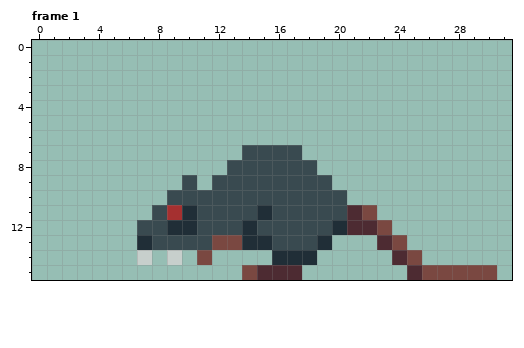
A pixel-art file gets an edit: aseprite/rat_idle.aseprite. The picture above was drawn from the file before the commit.
32x16 pixels, 2 frames. Shown: frame 1. The commit also changed other frames, which this record leaves out.
After the commit:
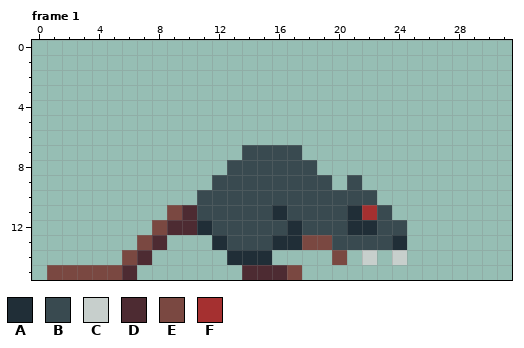
Palette (. is transparent): A #202e37  B #394a50  C #c7cfcc  D #4d2b32  E #7a4841  F #a53030
What changed:
--- frame 1
@@ x 0..31 @@
  8 .............BBBBBB.............
- 9 ..........B.BBBBBBBB............
-10 .........BBBBBBBBBBBB...........
-11 ........BFABBBBABBBBBDE.........
-12 .......BBAABBBABBBBBADDE........
-13 .......ABBBBEEAABBBA...DE.......
-14 .......C.C.E....AAA.....DE......
-15 ..............EDDD.......DEEEEE.
+ 9 ............BBBBBBBB.B..........
+10 ...........BBBBBBBBBBBB.........
+11 .........EDBBBBBABBBBAFB........
+12 ........EDDABBBBBABBBAABB.......
+13 .......ED...ABBBAAEEBBBBA.......
+14 ......ED.....AAA....E.C.C.......
+15 .EEEEED.......DDDE..............
Changed places in both pictures, as pixel boxes (x1, y1, x2, y2):
changed: (47, 175, 497, 280)
